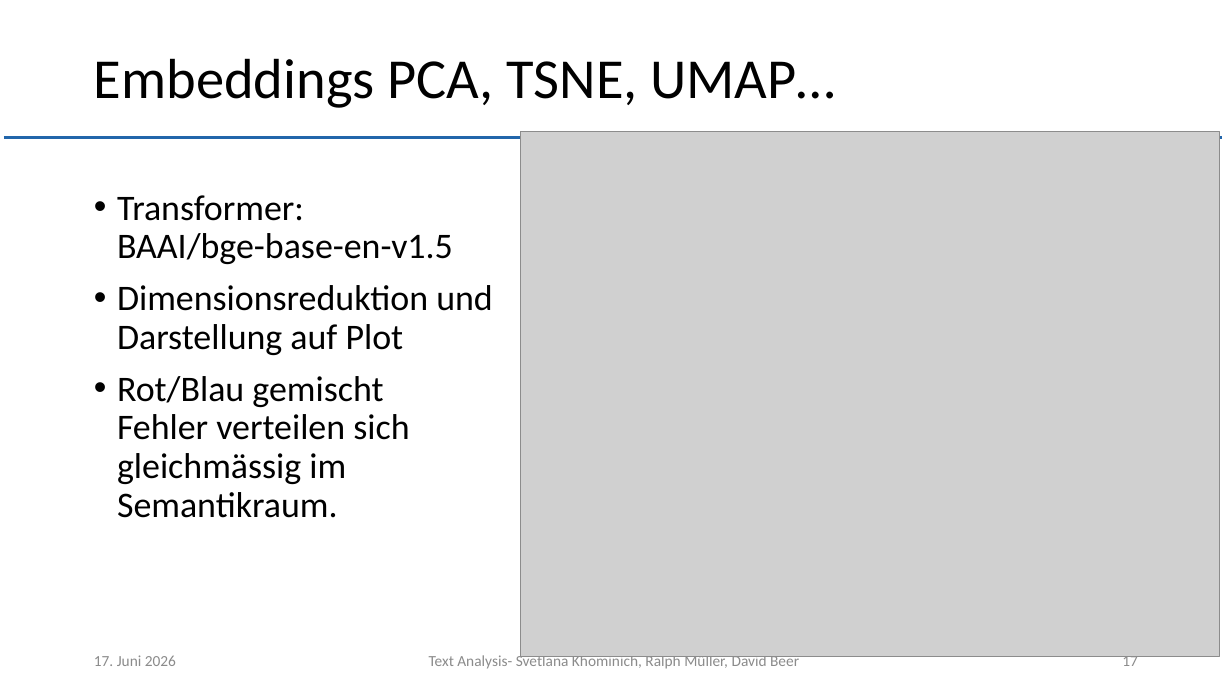
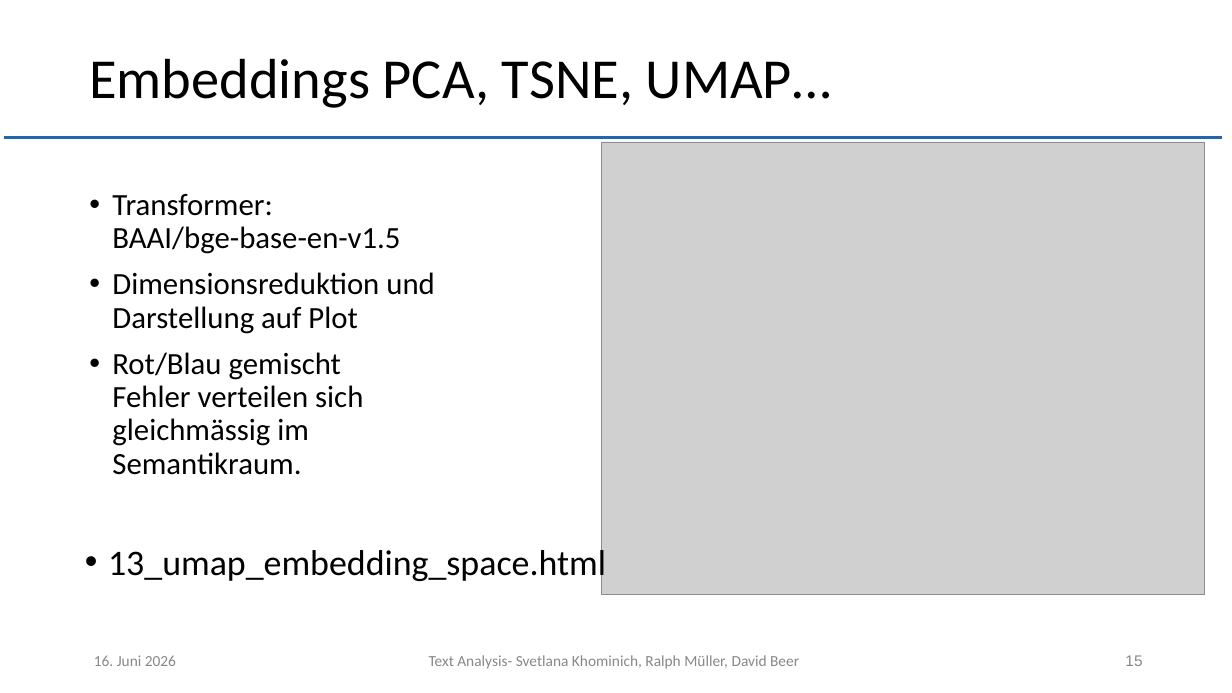
Before and after one commit to muellR/text_analysis, a slide deck: slide 15 of presentation/ln_text_analysis.pptx (slide 17 before the commit). Drawn at 1232x693 pixels with LibreOffice and Linux fonts; fonts in the diff are those of the drawing; grey boxes stand for pictures; background and template pictures are left out. Boxes give left, top, right and bottom in pixels: in the first picture for what was removed or moved away, otherwise in the second. Text is boxed around its words. In the diff, an @@ line names an element or a change of style, - is before the commit and + after.

```diff
--- a/presentation/ln_text_analysis.pptx
+++ b/presentation/ln_text_analysis.pptx
@@ title "Embeddings PCA, TSNE, UMAP…": place and size @@
-title "Embeddings PCA, TSNE, UMAP…" at [94, 58, 835, 108]
+title "Embeddings PCA, TSNE, UMAP…" at [89, 58, 831, 108]
@@ picture: place and size @@
-picture at [520, 131, 1220, 656]
+picture at [602, 142, 1206, 595]
@@ text "Transformer: BAAI/bge-base-en-v1.5" at [112, 194, 435, 475]: size 28 to 24 pt @@
@@ text added at [108, 545, 606, 584], 28 pt, text #000000 @@
+• 13_umap_embedding_space.html
@@ text at [94, 655, 176, 666]: text changed; text colour #8C8C8C to #888888 @@
-17. Juni 2026
+16. Juni 2026
@@ text "Text Analysis- Svetlana Khominich, Ralph ..." at [429, 655, 799, 669]: text colour #8C8C8C to #888888 @@
@@ page number removed at [1122, 653, 1138, 666] @@
-17
@@ page number added at [1125, 655, 1142, 666], 12 pt, text #888888 @@
+15
```
Also in this commit, not shown: 11 other slides changed, 4 slides added, 9 slides removed, 1 other file.
